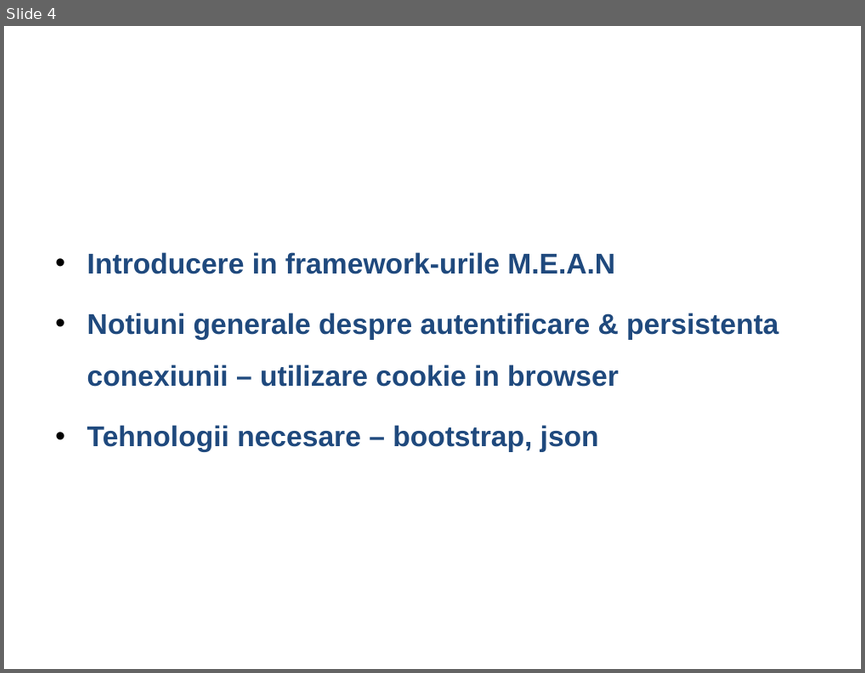
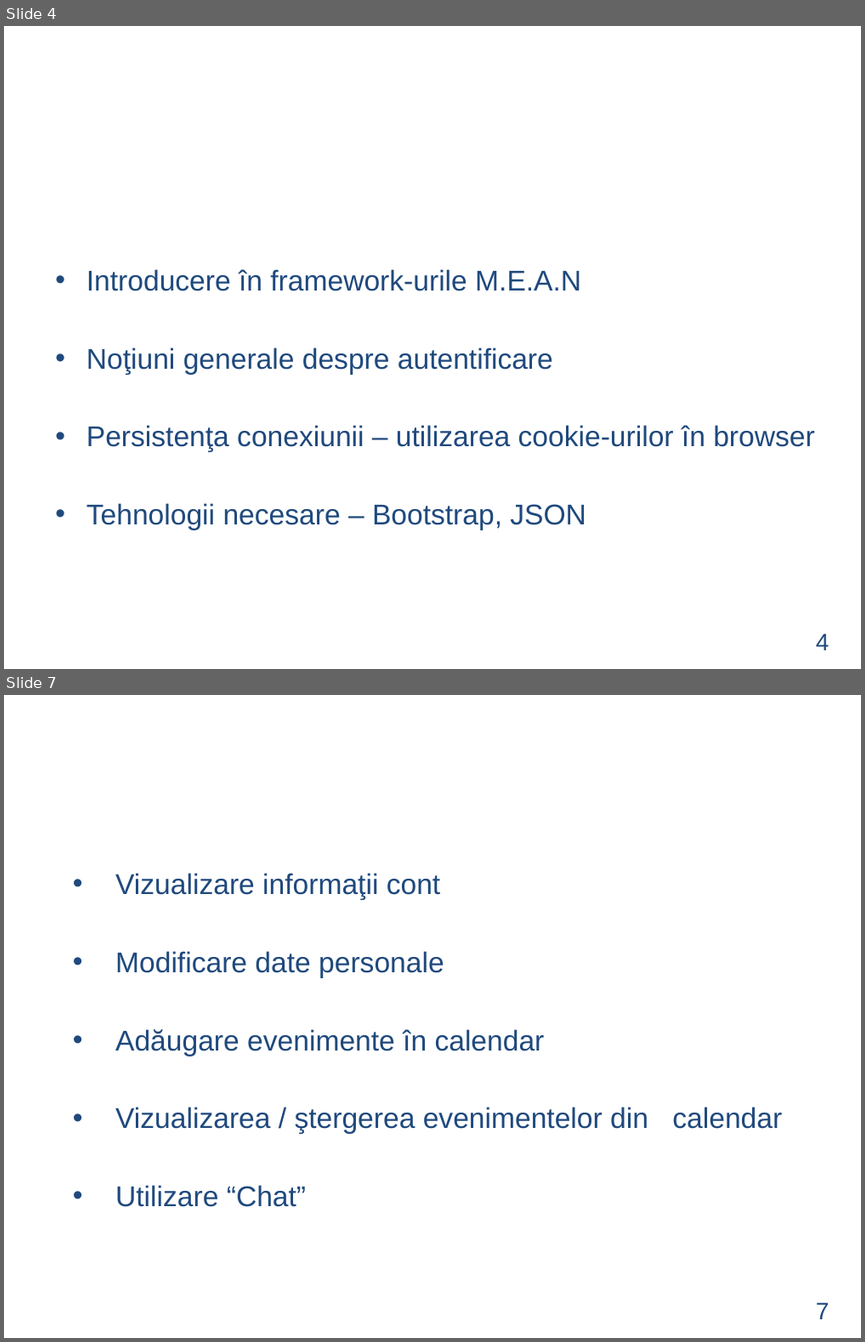
Before and after one commit to LucaAndrei/TeachMe-Online, a slide deck: documentatie/Prezentare Powerpoint/Prezentare Licenta Luca Andrei.ppt. Shown one above the other, each under a label of ours: slide 4 before the commit, slides 4 and 7 after it; the slides between them are not shown. The pictures are 865x673 and 865x1342 pixels, drawn with LibreOffice and Linux fonts; fonts in the diff are those of the drawing; background and template pictures are left out. Boxes give left, top, right and bottom in pixels: in the first picture for what was removed or moved away, otherwise in the second. Text is boxed around its words. In the diff, an @@ line names an element or a change of style, - is before the commit and + after.

```diff
--- a/documentatie/Prezentare Powerpoint/Prezentare Licenta Luca Andrei.ppt
+++ b/documentatie/Prezentare Powerpoint/Prezentare Licenta Luca Andrei.ppt
@@ slide 7 added at [4, 695, 861, 1338], background picture (left out) @@
@@ text added at [215, 708, 650, 795], 44 pt, text #FFFFFF @@
+Facilităţi
@@ text added at [115, 873, 782, 1207], 24 pt, text #1F497D @@
+• Vizualizare informaţii cont
+• Modificare date personale
+• Adăugare evenimente în calendar
+• Vizualizarea / ştergerea evenimentelor din calendar
+• Utilizare “Chat”
@@ text added at [816, 1302, 829, 1319], 20 pt, text #1F497D @@
+7
@@ slide 4 changed as well @@
@@ text at [86, 269, 814, 530]: text changed; bold off @@
-• Introducere in framework-urile M.E.A.N
-• Notiuni generale despre autentificare & persistenta conexiunii – utilizare cookie in browser
-• Tehnologii necesare – bootstrap, json
+• Introducere în framework-urile M.E.A.N
+• Noţiuni generale despre autentificare
+• Persistenţa conexiunii – utilizarea cookie-urilor în browser
+• Tehnologii necesare – Bootstrap, JSON
@@ text added at [816, 633, 829, 650], 20 pt, text #1F497D @@
+4
```
Also in this commit, not shown: 4 other slides changed, 5 other slides added, 5 slides removed, 17 other files.
